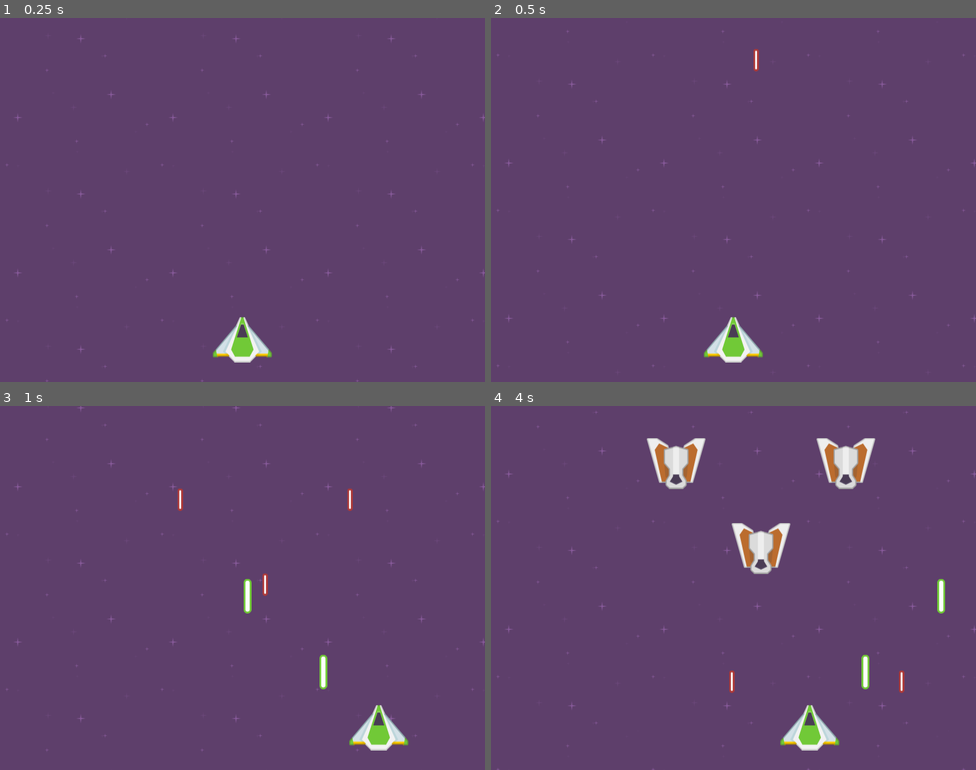
Above: before the commit, frames 1-4 (two rows, left to right).
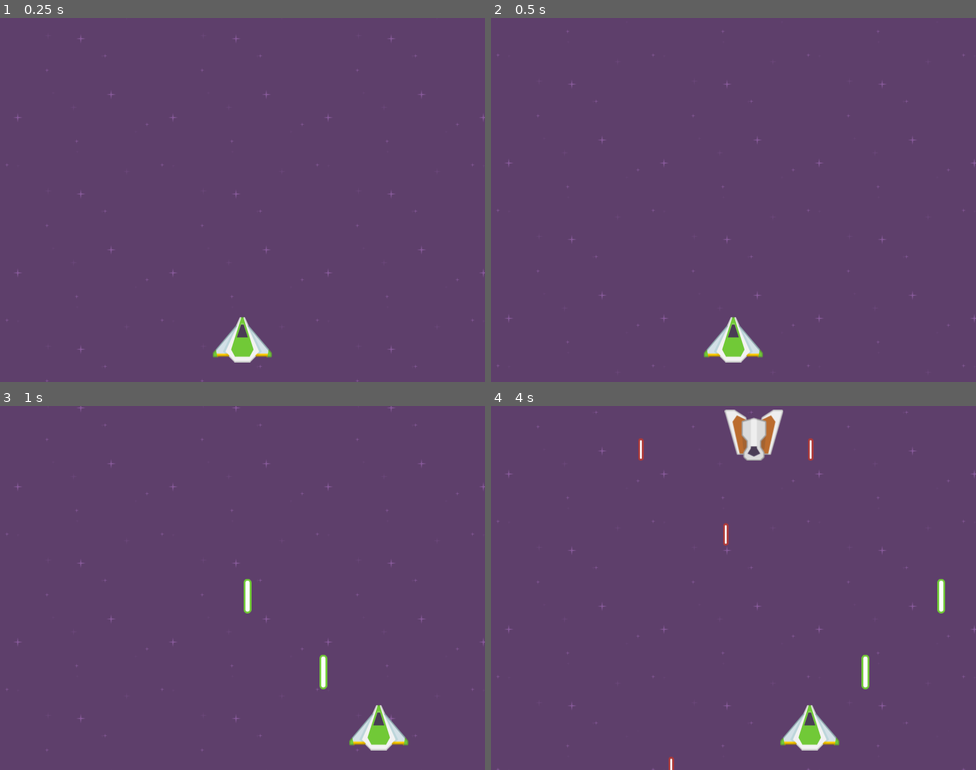
Above: after the commit, the same moments.

Repository: avodhel/Godot-Learn-Projects
Game: Godot game, scene res://Scenes/Main.tscn
The game is run twice, just before and just after one commit, with the same random seed, the same clock (stepped at 60 frames per second) and the same inputs.
Inputs:
- Up to frame 1 (0.25 s): no input
- Up to frame 2 (0.5 s): no input
- Up to frame 3 (1 s): hold Right (right) from 0.53 s (still down); hold Space (shoot) from 0.53 s (still down)
- Up to frame 4 (4 s): release Right (right) at 1.28 s; release Space (shoot) at 1.28 s; hold Left (left) 1.28-2.03 s; tap Space (shoot) at 1.35, 2.85 s; hold Space (shoot) 2.03-2.78 s; hold Right (right) 2.03-3.53 s; hold Left (left) from 3.53 s (still down); hold Space (shoot) from 3.53 s (still down)

Frame 1 is identical in both runs. In frame 2, less than 0.1% of the frame differs, in the area x 54-56%, y 8-15%; in frame 3, 0.2%; in frame 4, 4.8%, in the area x 30-86%, y 1-100%.

Commit message:
Space Attack v0.10(adding spawn time between two enemy groups)

Diff:
--- a/Space Attack/Scenes/Player.tscn
+++ b/Space Attack/Scenes/Player.tscn
@@ -11,7 +11,6 @@
 [node name="Player" type="KinematicBody2D"]
 z_index = 2
 script = ExtResource( 1 )
-health = 50
 projectile = ExtResource( 2 )
 
 [node name="Sprite" type="Sprite" parent="."]
--- a/Space Attack/Scripts/Spawner.gd
+++ b/Space Attack/Scripts/Spawner.gd
@@ -7,10 +7,8 @@
 
 func _ready():
 	center = get_viewport().get_visible_rect().size.x / 2
+	yield(get_tree().create_timer(2), "timeout") # wait 2 seconds to spawn first enemy group
 	_spawn_formation()
-
-func _process(delta):
-	pass
 
 func _spawn_formation():
 	randomize() # more random
@@ -22,4 +20,5 @@
 	new_formation.connect("formation_defeated", self, "_on_formation_defeated")
 
 func _on_formation_defeated(): #when formation_defeted signal emit, this func starts to work
+	yield(get_tree().create_timer(5), "timeout") # wait 5 seconds to spawn new enemy group
 	_spawn_formation() #spawn new formation
